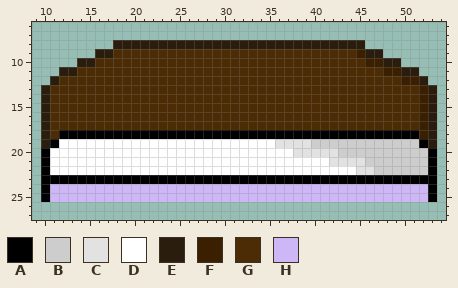
Pixel-art sprite, stored at sprites/sp_bed_top/fc00b33b-f5db-4ff2-a029-b799926619ec.png. Above: the version before the commit.
The file is 64x64 pixels. Colours within 5 levels of each other are drawn and written as one. Shown: x 9..54, y 6..27.
Palette (. is transparent): A #000000  B #cdcdcd  C #e2e2e2  D #ffffff  E #2b1d0d  F #3a2000  G #4c2c04  H #cdb7f6
Pixels before, first column x 10:
 8 ........EEEEEEEEEEEEEEEEEEEEEEEEEEEE........
 9 ......EEGGGGGGGGGGGGGGGGGGGGGGGGGGGFEE......
10 ....EEGGGGGGGGGGGGGGGGGGGGGGGGGGGGGGFFEE....
11 ..EEGGGGGGGGGGGGGGGGGGGGGGGGGGGGGGGGGGFFEE..
12 .EGGGGGGGGGGGGGGGGGGGGGGGGGGGGGGGGGGGGGGFFE.
13 EGGGGGGGGGGGGGGGGGGGGGGGGGGGGGGGGGGGGGGGGGFE
14 EGGGGGGGGGGGGGGGGGGGGGGGGGGGGGGGGGGGGGGGGGFE
15 EGGGGGGGGGGGGGGGGGGGGGGGGGGGGGGGGGGGGGGGGGFE
16 EGGGGGGGGGGGGGGGGGGGGGGGGGGGGGGGGGGGGGGGGGFE
17 EGGGGGGGGGGGGGGGGGGGGGGGGGGGGGGGGGGGGGGGGGFE
18 EGAAAAAAAAAAAAAAAAAAAAAAAAAAAAAAAAAAAAAAAAFE
19 EADDDDDDDDDDDDDDDDDDDDDDDDCCCCBBBBBBBBBBBBAE
20 ADDDDDDDDDDDDDDDDDDDDDDDDDDDCCCCCBBBBBBBBBBA
21 ADDDDDDDDDDDDDDDDDDDDDDDDDDDDDDDCCCCBBBBBBBA
22 ADDDDDDDDDDDDDDDDDDDDDDDDDDDDDDDDDDCCBBBBBBA
23 AAAAAAAAAAAAAAAAAAAAAAAAAAAAAAAAAAAAAAAAAAAA
24 AHHHHHHHHHHHHHHHHHHHHHHHHHHHHHHHHHHHHHHHHHHA
25 AHHHHHHHHHHHHHHHHHHHHHHHHHHHHHHHHHHHHHHHHHHA
New version:
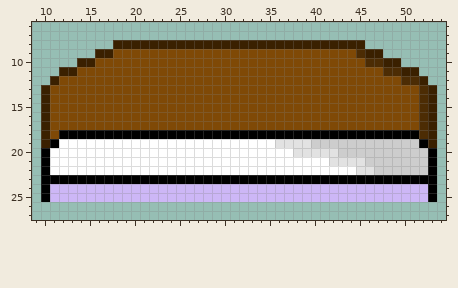
Diff:
{"colour":"E","old":"#2b1d0d","new":"#3a2000"}
{"colour":"F","old":"#3a2000","new":"#4c2c04"}
{"colour":"G","old":"#4c2c04","new":"#7f4906"}
{"label":"changed","picture_box":[41,40,437,148]}
